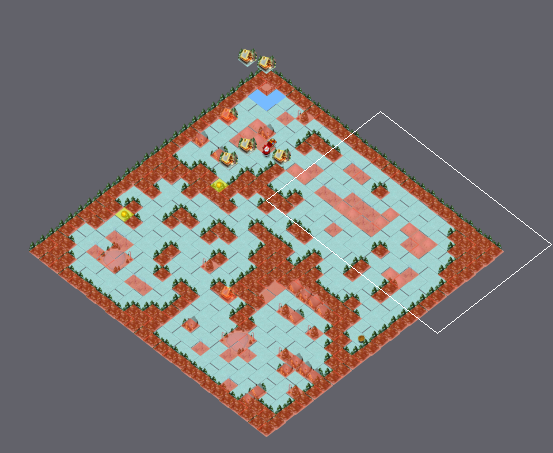
Tiled map -- Santa/Santa/Resources/Maps/mapLevel_1_1-hd.tmx. The first picture is a wide view before the edit; the outline marks the close-up.
Close-up. Before the commit:
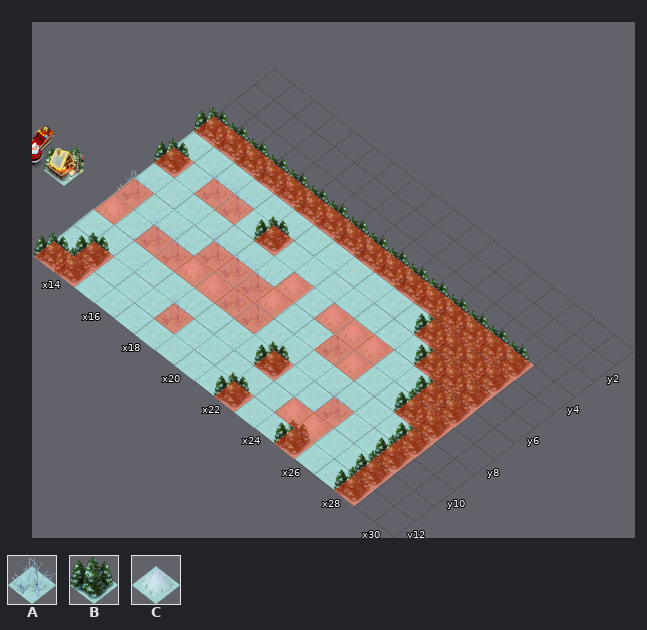
Cells are 200x156 px. Isometric: x runs down to the right, y down to the left. Shown: x 13..30, y 1..12. The commit also changed other parts of the map, which this record leaves out.
Key: from "mapForSanta-hd": A 3, B 9, C 12.
_ is an empty cell.
Layers that did not change in this view are not listed.
Layer "ObjectsOverPlayer" before, first column x 13:
 1 __________________
 2 __________________
 3 __________________
 4 BBBBBBBBBBBBBBBB__
 5 ____________BBBB__
 6 B_AA_B_______BBB__
 7 _______C_CCC__BB__
 8 A___AAAC__AC__BB__
 9 C_AACCAA_______B__
10 _________B__A__B__
11 _B___A_____CC__B__
12 BB_______B__B__B__
The same view after the edit:
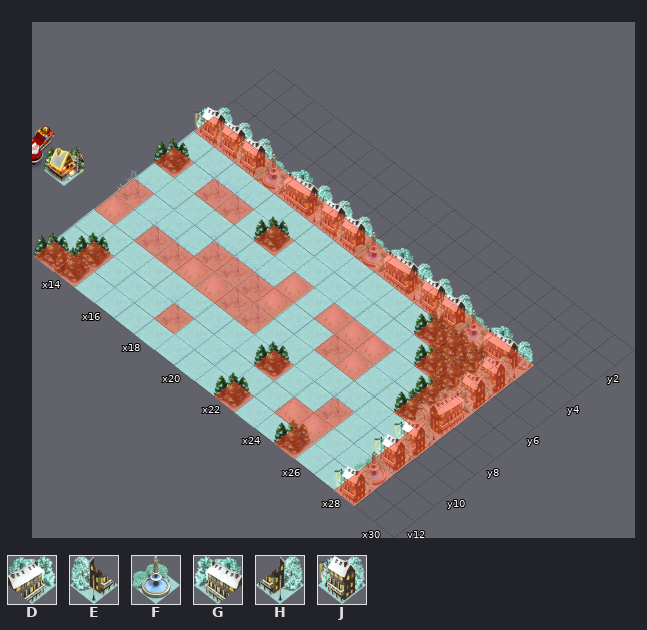
Further tiles: from "mapForSanta-hd": D 25, E 26, F 27, G 29, H 30, J 31.
Change:
{"where": "layer \"ObjectsOverPlayer\""}
{"y":4,"x":13,"old":"BBBBBBBBBBBBBBBB","new":"JJJFGHJJFGHJJFGH"}
{"y":5,"x":28,"old":"B","new":"J"}
{"y":6,"x":28,"old":"B","new":"J"}
{"y":7,"x":28,"old":"B","new":"D"}
{"y":8,"x":28,"old":"B","new":"E"}
{"y":9,"x":28,"old":"B","new":"J"}
{"y":10,"x":28,"old":"B","new":"J"}
{"y":11,"x":28,"old":"B","new":"F"}
{"y":12,"x":28,"old":"B","new":"J"}
{"label":"changed","picture_box":[194,107,533,505]}
